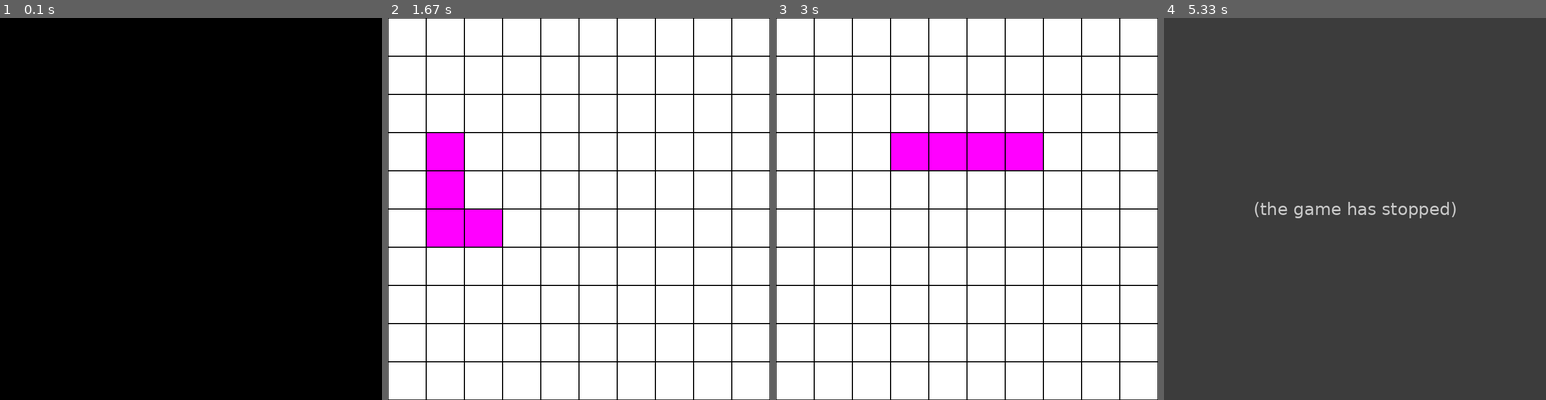
Above: before the commit, frames 1-4 (left to right).
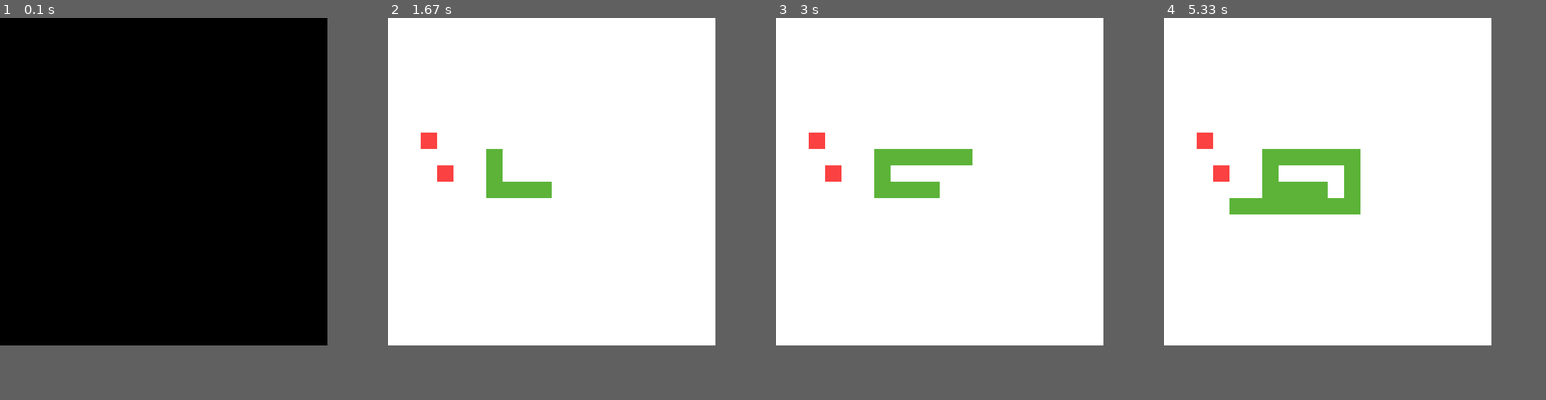
Above: after the commit, the same moments.

Repository: heterhum/Tout-mes-projet-python
Game: pygame game, started from snake.py
Same seed, same stepped clock (60 frames per second), same inputs: the game is played once before the commit and once after it.
Inputs:
- Up to frame 1 (0.1 s): no input
- Up to frame 2 (1.67 s): hold Right 0.33-0.8 s; hold Up 0.83-1.3 s; hold Right from 1.33 s (still down)
- Up to frame 3 (3 s): release Right at 1.92 s; hold Down from 2.63 s (still down)
- Up to frame 4 (5.33 s): release Down at 3.32 s; hold Left 3.35-4.05 s; hold Right from 4.82 s (still down)
The window is 700x700 before the commit and 600x600 after it. Grey fills any space a smaller window leaves; there, only what the larger window draws over its background counts as a difference.

The runs differ from the first frame. In frame 1, only the window size differs. In frame 2, 11% of the frame differs, in the area x 0-100%, y 0-100%; in frame 3, 11%; in frame 4, 73%, in the area x 0-86%, y 0-86%.
Before the commit the program exited at 5.25 s; later frames show no game.

Commit message:
finie ! BUG

Diff:
--- a/snake.py
+++ b/snake.py
@@ -1,32 +1,48 @@
 import pygame
+import random as rd
 
-N=10
-STEP=70
+STEP=30
+X=Y=20
+taille_depart=30
+pommes=2
 
-screen = pygame.display.set_mode((N*STEP, N*STEP))
+screen = pygame.display.set_mode((X*STEP, Y*STEP))
 running=True
-
 
 class snake():
     """
     move act : 1 = UP, 2 = DOWN, 3 =LEFT, 4 = RIGHT
     """
-    def __init__(self):
-        self.mape=[[0 for x in range(N)] for y in range(N)]
+    def __init__(self,longueur,pommes):
+        self.mape=[[0 for x in range(X)] for y in range(Y)]
         self.move=[(1,0),(0,1),(0,-1),(-1,0)]
-        self.mape[5][5]=1
+        self.mape[int(Y/2)][int(X/2)]=1
         self.mov_act=3
-        self.longueur=4
-        self.keu=[[1,5],[2,5],[3,5],[4,5],[5,5]]
+        self.longueur=longueur
+        self.keu=[[int(X/2),int(Y/2)]]
+        self.pomme=[[rd.randint(0, int(X/2)-1),rd.randint(0, int(Y/2)-1)] for i in range(pommes)]
 
     def maj(self):
         self.mape[self.keu[0][1]][self.keu[0][0]]=0
         self.mape[self.keu[-1][1]][self.keu[-1][0]]=1
-        #for i in self.keu:
-        #    self.mape[i[-1]][i[0]]=1
+        for i in self.pomme:
+            self.mape[i[1]][i[0]]=2
+
+    def obte(self):
+        dispo=[]
+        for y in range(Y):
+            for x in range(X):
+                if self.mape[y][x] != (1 or 2):
+                    dispo.append([x,y])
+        return dispo
 
     def check(self):
-        if 0<=self.keu[-1][0]<N and 0<=self.keu[-1][1]<N:
+        if self.keu[-1] in self.pomme:
+            self.longueur+=1
+            self.pomme.remove(self.keu[-1])
+            self.pomme.append(rd.choice(self.obte()))
+            return True
+        elif 0<=self.keu[-1][0]<X and 0<=self.keu[-1][1]<Y and self.keu[-1] not in self.keu[:-1]:
             return True
         else:
             self.mape=None
@@ -36,7 +52,6 @@
         n=[]
         for i,j in zip(self.keu[-1],self.move[0]):
             n.append(i+j)
-        print(n)
         if len(self.keu)-1==self.longueur:
             self.keu.append(n)
             self.keu.pop(0)
@@ -97,7 +112,7 @@
             case 3: self.left()
             case 4: self.right()
 
-snakee=snake()
+snakee=snake(taille_depart,pommes)
 while running:
     for event in pygame.event.get():
         if event.type == pygame.QUIT:
@@ -111,64 +126,18 @@
     pygame.time.wait(250)
     snakee.moove()
     if snakee.mape!=None:
-        for y in range(N):
-            for x in range(N):
+        for y in range(Y):
+            for x in range(X):
                 if snakee.mape[y][x]==1:
-                    pygame.draw.rect(screen,(255,0,255),pygame.Rect(x*STEP, y*STEP, STEP, STEP))
-                    pygame.draw.rect(screen,(0,0,0),pygame.Rect(x*STEP, y*STEP, STEP, STEP),width=1,)
+                    pygame.draw.rect(screen,(92, 179, 56),pygame.Rect(x*STEP, y*STEP, STEP, STEP))
+                    #pygame.draw.rect(screen,(0,0,0),pygame.Rect(x*STEP, y*STEP, STEP, STEP),width=1,)
+                elif snakee.mape[y][x]==2:
+                    pygame.draw.rect(screen,(251, 65, 65),pygame.Rect(x*STEP, y*STEP, STEP, STEP))
+                    #pygame.draw.rect(screen,(0,0,0),pygame.Rect(x*STEP, y*STEP, STEP, STEP),width=1,)
                 else:
                     pygame.draw.rect(screen,(255,255,255),pygame.Rect(x*STEP, y*STEP, STEP, STEP))
-                    pygame.draw.rect(screen,(0,0,0),pygame.Rect(x*STEP, y*STEP, STEP, STEP),width=1,)
+                    #pygame.draw.rect(screen,(0,0,0),pygame.Rect(x*STEP, y*STEP, STEP, STEP),width=1,)
     else :
         running=False
     pygame.display.update()
-
-
-
-
-
-        #def move(m,tabl):
-    #    table=tabl.copy()
-    #    new=[]
-    #    table[keu[-1][1]][keu[-1][0]]=0
-    #    if m==1 and mov_act!=2: #down
-    #        #emplacement=(emplacement[0]-1,emplacement[1])
-    #        for i,j in zip(keu[-1],MOVE[m]):
-    #            new.append(i+j)
-    #        keu[-1]=new.copy()
-    #        if 0<=keu[-1][0]<=N and 0<=keu[-1][1]<=N:
-    #            table[keu[-1][1]][keu[-1][0]]=1
-    #            return table
-    #        else:
-    #            return None
-    #    if m==2 and mov_act!=1: #up
-    #        #keu[-1]=(keu[-1][0]-1,keu[-1][1])
-    #        for i,j in zip(keu[-1],MOVE[m]):
-    #            new.append(i+j)
-    #        keu[-1]=new.copy()
-    #        if 0<=keu[-1][0]<=N and 0<=keu[-1][1]<=N:
-    #            table[keu[-1][1]][keu[-1][0]]=1
-    #            return table
-    #        else:
-    #            return None
-    #    if m==3 and mov_act!=0: #left
-    #        #keu[-1]=(keu[-1][0]-1,keu[-1][1])
-    #        for i,j in zip(keu[-1],MOVE[m]):
-    #            new.append(i+j)
-    #        keu[-1]=new.copy()
-    #        if 0<=keu[-1][0]<=N and 0<=keu[-1][1]<=N:
-    #            table[keu[-1][1]][keu[-1][0]]=1
-    #            return table
-    #        else:
-    #            return None
-    #    if m==0 and mov_act!=3: #right
-    #        #keu[-1]=(keu[-1][0]-1,keu[-1][1])
-    #        for i,j in zip(keu[-1],MOVE[m]):
-    #            new.append(i+j)
-    #        keu[-1]=new.copy()
-    #        if 0<=keu[-1][0]<=N and 0<=keu[-1][1]<=N:
-    #            table[keu[-1][1]][keu[-1][0]]=1
-    #            return table
-    #        else:
-    #            return None
-    #    return tabl
+quit()
